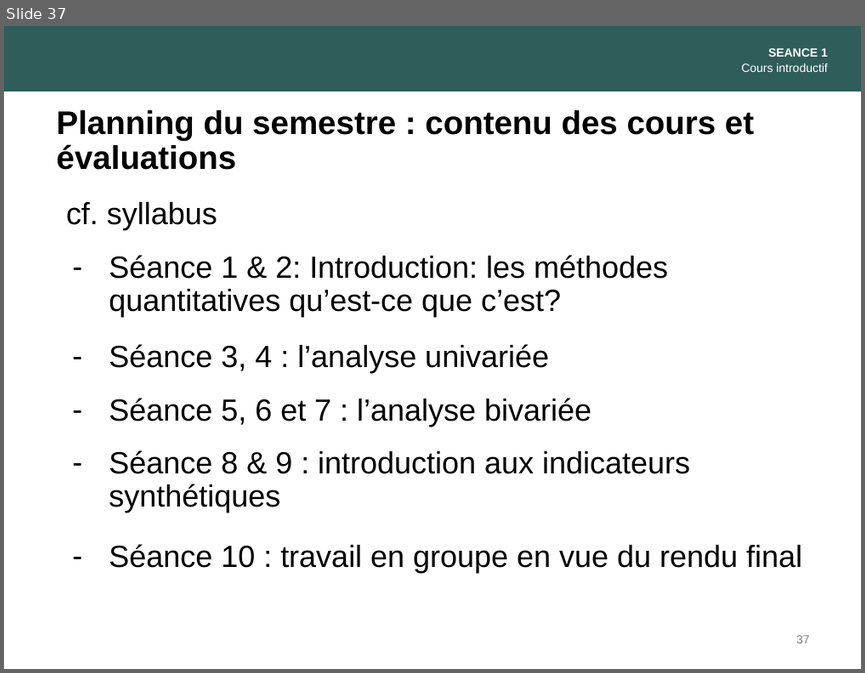
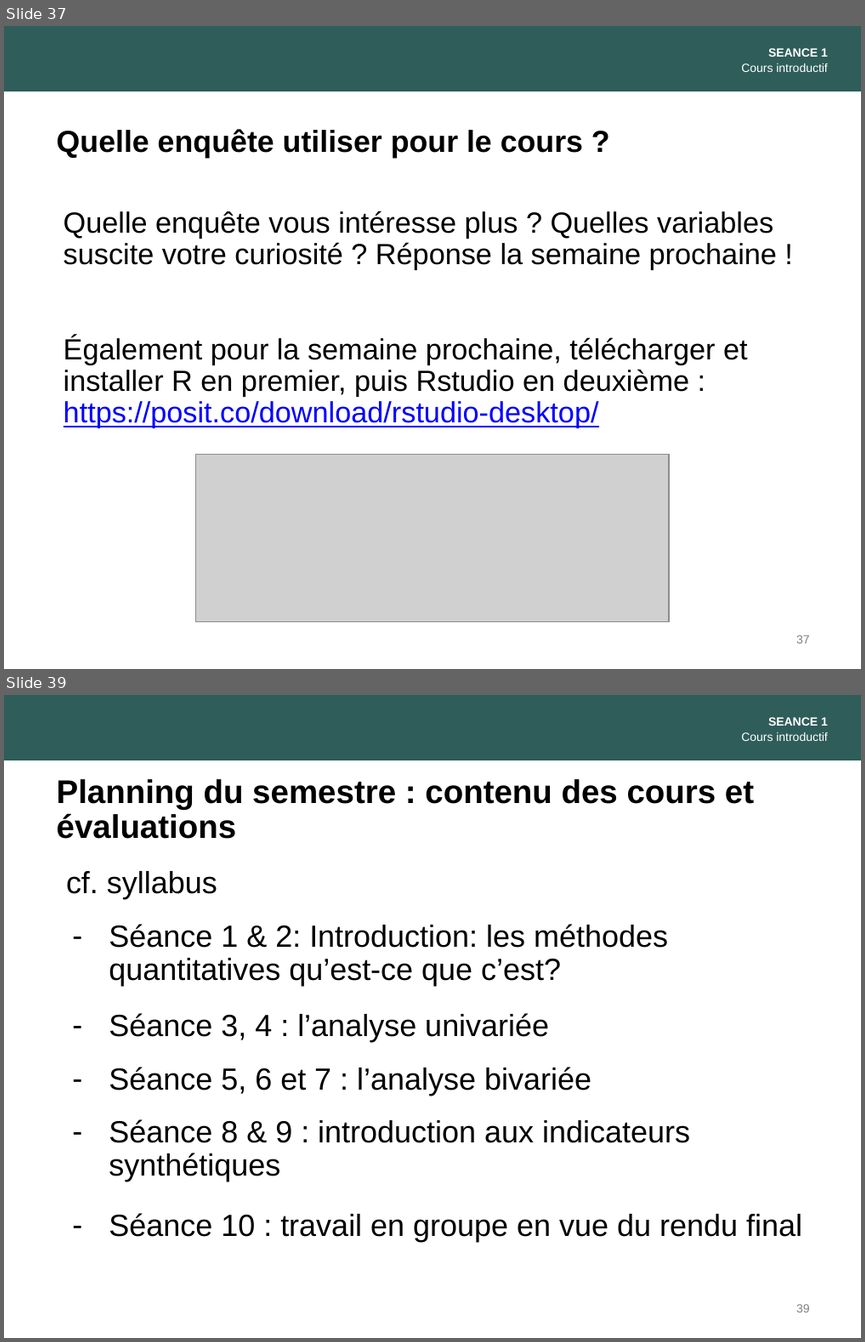
Before and after one commit to alextranslatus/MQSS, a slide deck: slides/1. Intro Partie I.pptx. Shown one above the other, each under a label of ours: slide 37 before the commit, slides 37 and 39 after it; the slides between them are not shown. The pictures are 865x673 and 865x1342 pixels, drawn with LibreOffice and Linux fonts; fonts in the diff are those of the drawing; grey boxes stand for pictures. Boxes give left, top, right and bottom in pixels: in the first picture for what was removed or moved away, otherwise in the second. Text is boxed around its words. In the diff, an @@ line names an element or a change of style, - is before the commit and + after.

```diff
--- a/slides/1. Intro Partie I.pptx
+++ b/slides/1. Intro Partie I.pptx
@@ slide 37 added at box(4, 26, 861, 669), background #FFFFFF @@
@@ rectangle added at box(4, 26, 861, 91), fill #2E5D5A @@
@@ text added at box(741, 48, 828, 72), 10 pt, text #FFFFFF @@
+SEANCE 1
+Cours introductif
@@ text added at box(57, 129, 583, 158), 25.5 pt, text #000000, bold @@
+Quelle enquête utiliser pour le cours ?
@@ text added at box(64, 210, 777, 428), 24.5 pt, text #000000 @@
+Quelle enquête vous intéresse plus ? Quelles variables suscite votre curiosité ? Réponse la semaine prochaine !
+Également pour la semaine prochaine, télécharger et installer R en premier, puis Rstudio en deuxième :
+https://posit.co/download/rstudio-desktop/
@@ picture added at box(196, 454, 669, 622) @@
@@ page number added at box(796, 635, 810, 643), 10 pt, text #808080 @@
+37
@@ what was slide 37 is now slide 39 @@
@@ page number at box(796, 1304, 810, 1312): text changed @@
-37
+39
```
Also in this commit, not shown: 5 slides changed, 1 other slide added, 2 other files.
